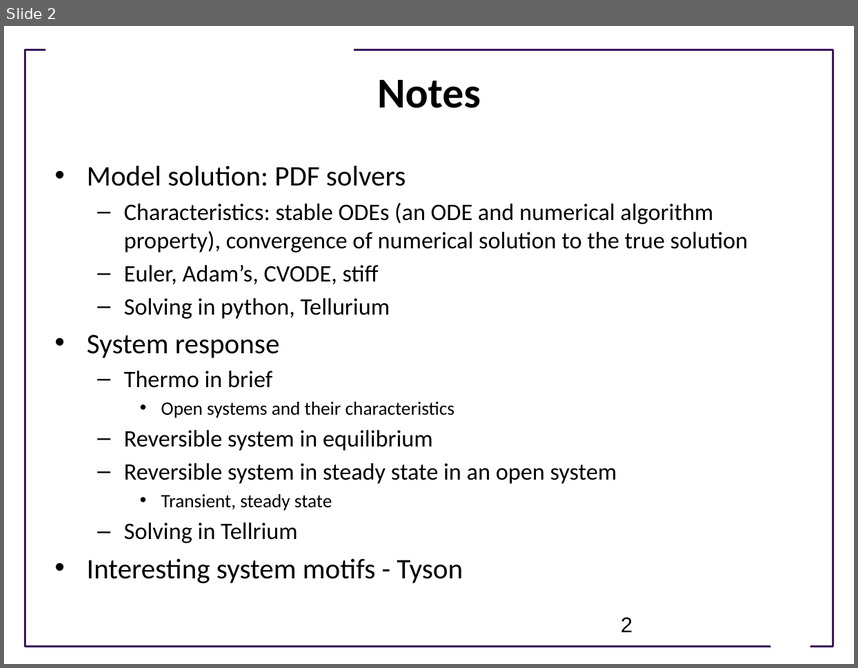
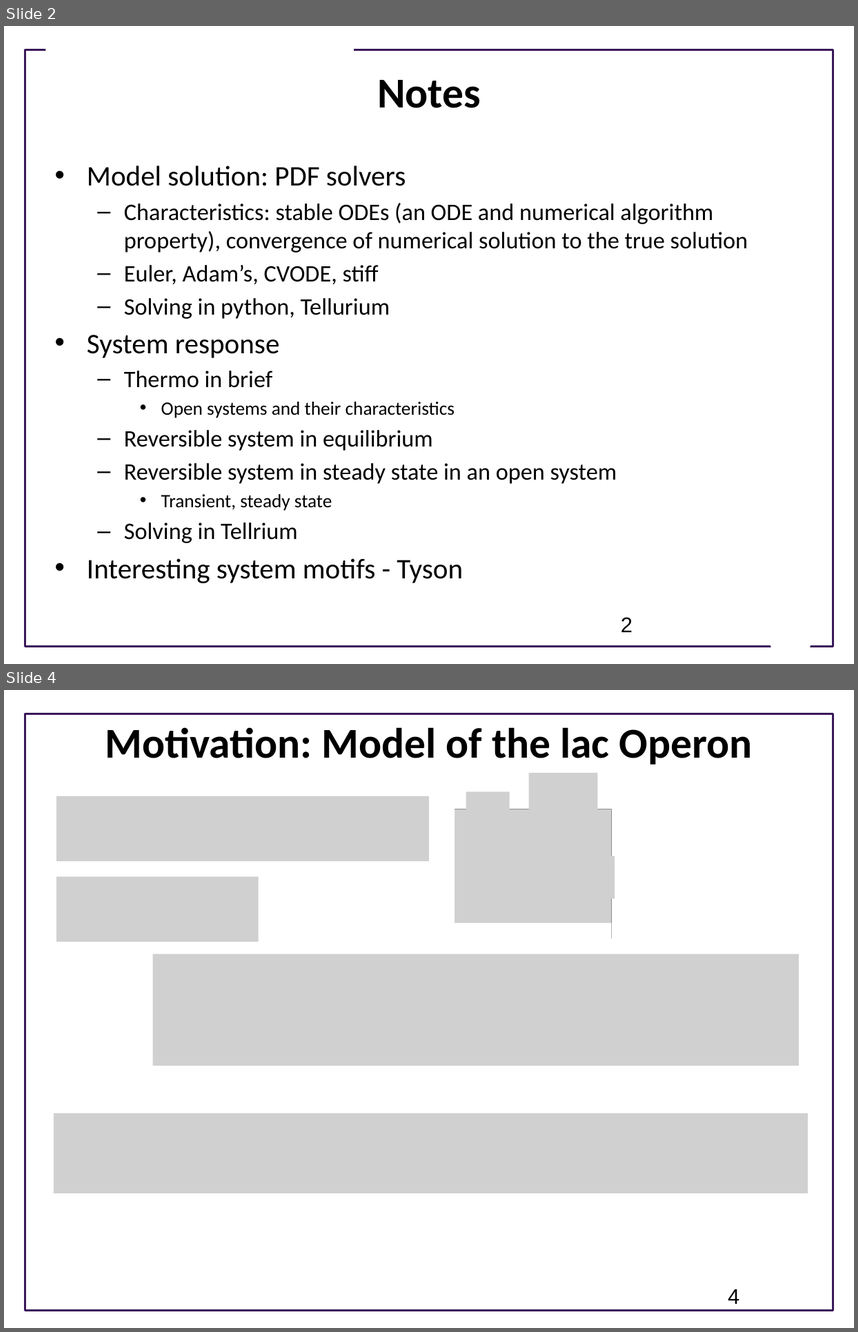
Before and after one commit to ModelEngineering/advancing-biomedical-models, a slide deck: Lectures/Week_2/CSE 599V Lecture 6 - Model Evaluation and System Responses.pptx. Shown one above the other, each under a label of ours: slide 2 before the commit, slides 2 and 4 after it; the slides between them are not shown. The pictures are 858x668 and 858x1332 pixels, drawn with LibreOffice and Linux fonts; fonts in the diff are those of the drawing; grey boxes stand for pictures; background and template pictures are left out. Boxes give left, top, right and bottom in pixels: in the first picture for what was removed or moved away, otherwise in the second. Text is boxed around its words. In the diff, an @@ line names an element or a change of style, - is before the commit and + after.

```diff
--- a/Lectures/Week_2/CSE 599V Lecture 6 - Model Evaluation and System Responses.pptx
+++ b/Lectures/Week_2/CSE 599V Lecture 6 - Model Evaluation and System Responses.pptx
@@ slide 4 added at (4, 690, 854, 1328), background #FFFFFF; not listed: 1 template element that a slide beside it also shows @@
@@ title added at (105, 727, 752, 765), 36 pt, text #000000, bold @@
+Motivation: Model of the lac Operon
@@ group added at (125, 778, 619, 1023): 3 rectangles, 1 picture @@
@@ picture added at (466, 792, 510, 834) @@
@@ picture added at (528, 773, 597, 815) @@
@@ picture added at (56, 796, 429, 862) @@
@@ picture added at (548, 856, 615, 898) @@
@@ picture added at (56, 876, 258, 942) @@
@@ picture added at (153, 954, 799, 1065) @@
@@ picture added at (53, 1112, 807, 1192) @@
@@ page number added at (728, 1288, 740, 1303), 18 pt, text #000000 @@
+4
```
Also in this commit, not shown: 28 other slides added, 1 other file.
